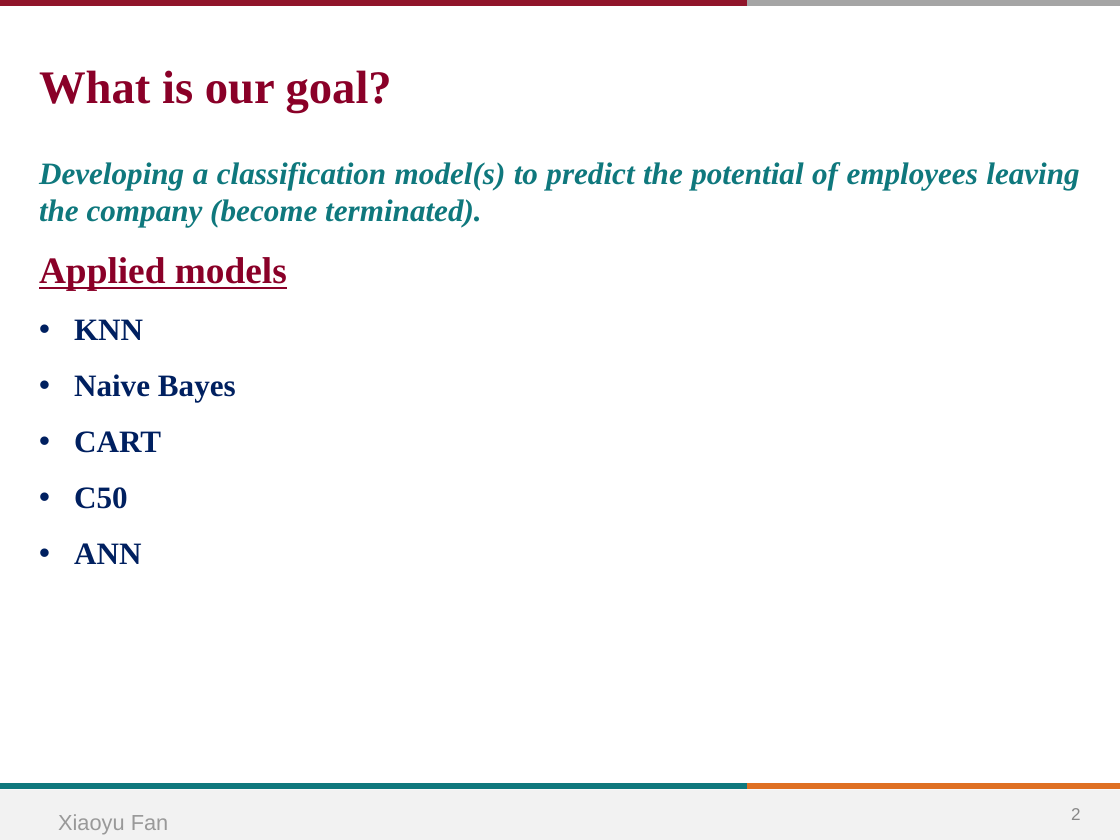
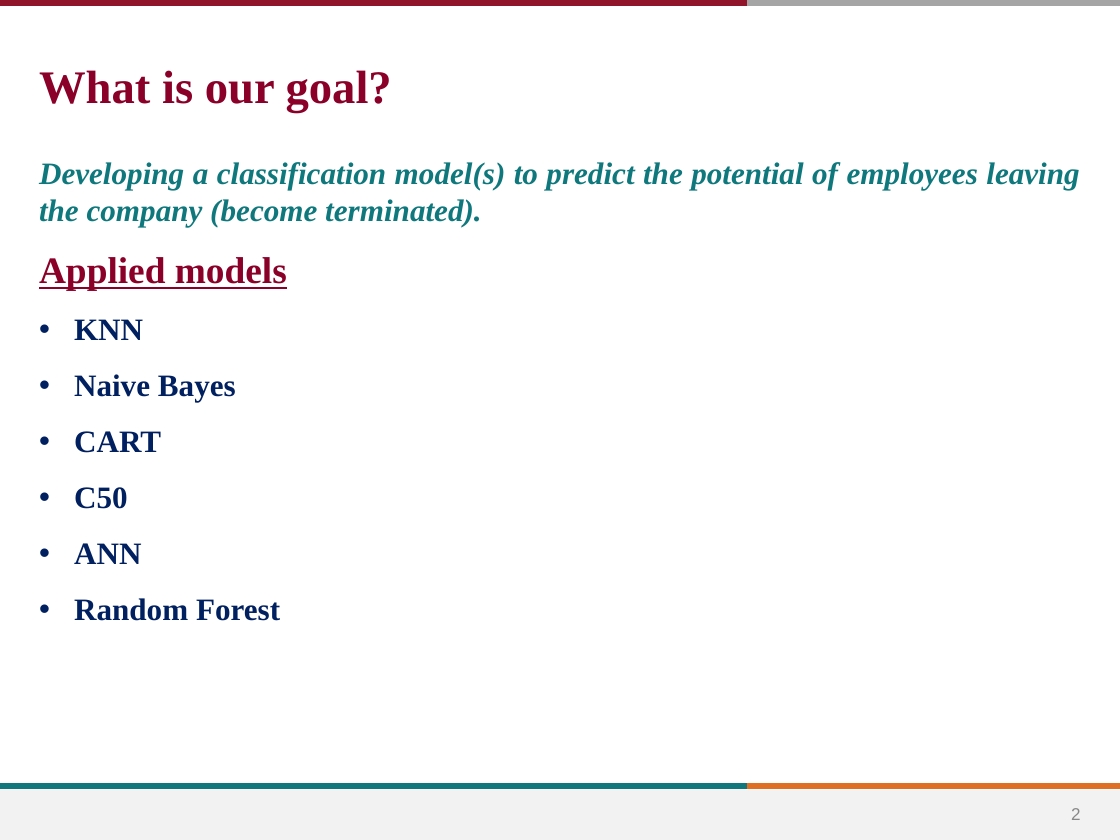
Before and after one commit to BIGBOSS-FOX/CS-513-Final-Project-Job-Termination-Classification, a slide deck: slide 2 of Final_Project DaoyuanChen_ HaopengHU.pptx. Drawn at 1120x840 pixels with LibreOffice and Linux fonts; fonts in the diff are those of the drawing; background and template pictures are left out. Boxes give left, top, right and bottom in pixels: in the first picture for what was removed or moved away, otherwise in the second. Text is boxed around its words. In the diff, an @@ line names an element or a change of style, - is before the commit and + after.

```diff
--- a/Final_Project DaoyuanChen_ HaopengHU.pptx
+++ b/Final_Project DaoyuanChen_ HaopengHU.pptx
@@ text at (x1=74, y1=598, x2=280, y2=621): paragraph added @@
+• Random Forest
@@ text removed at (x1=58, y1=814, x2=169, y2=834) @@
-Xiaoyu Fan
```
Also in this commit, not shown: 16 other slides changed, 2 slides added, 1 other file.
